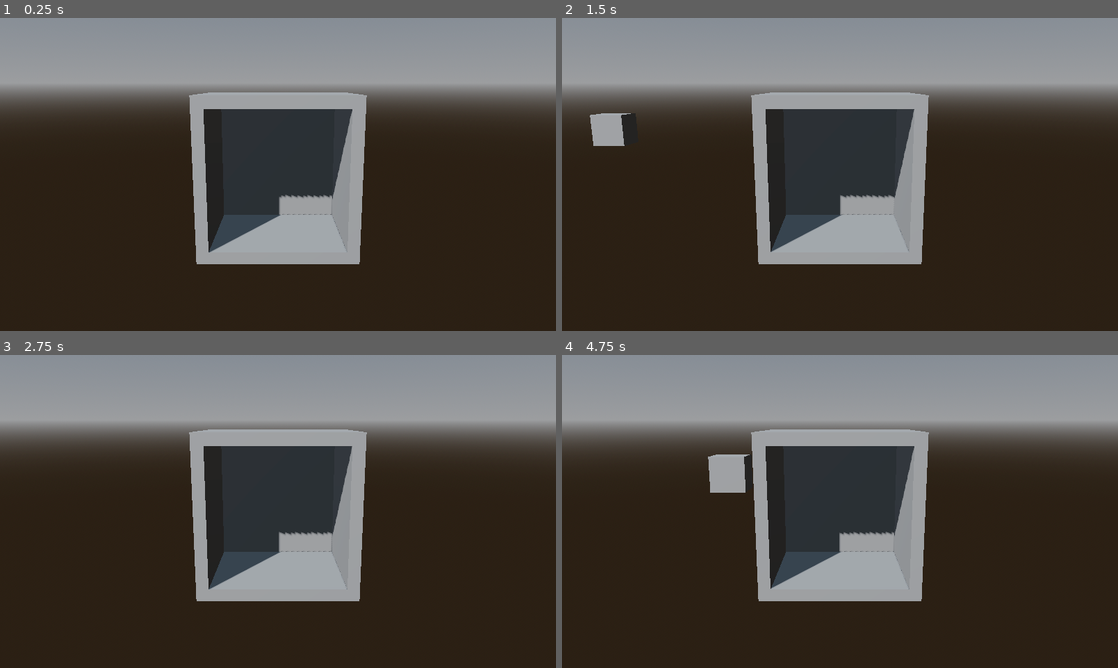
Above: before the commit, frames 1-4 (two rows, left to right).
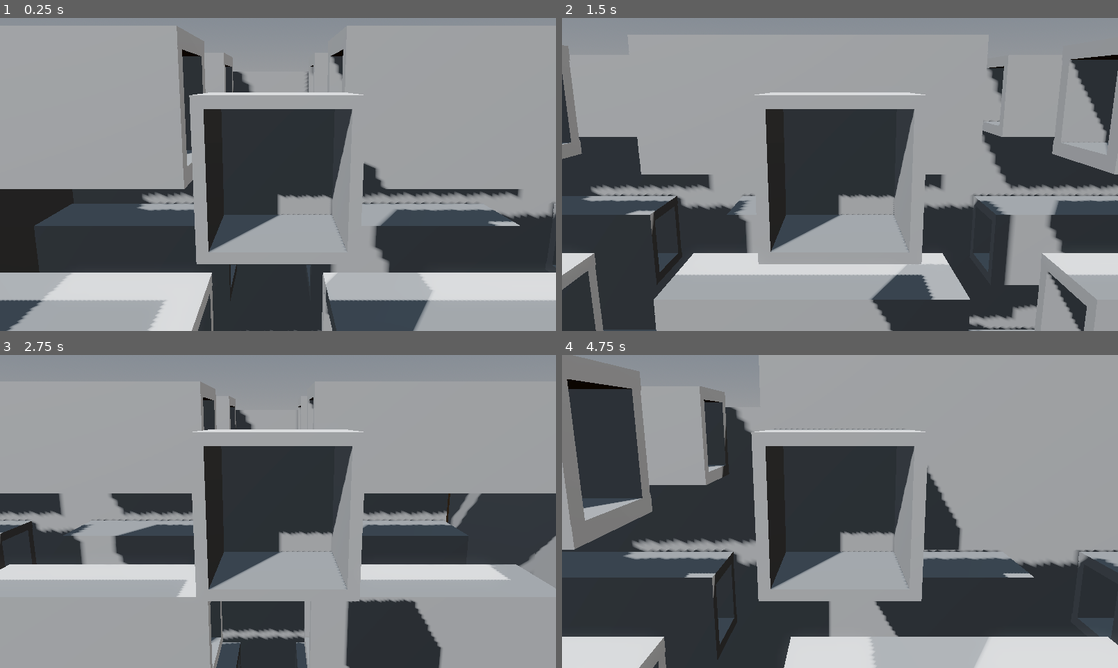
Above: after the commit, the same moments.

Repository: GriffinBaxter/Prof-Oddheart-or-How-I-Learned-to-Stop-Worrying-and-Love-the-Elevator
Game: Godot game, scene res://test_world.tscn
The game is run twice, just before and just after one commit, with the same random seed, the same clock (stepped at 60 frames per second) and the same inputs.
Inputs:
- Up to frame 1 (0.25 s): no input
- Up to frame 2 (1.5 s): tap Enter at 0.5 s; hold D (right) 0.53-1.28 s; hold S (backward) from 1.28 s (still down)
- Up to frame 3 (2.75 s): release S (backward) at 2.03 s; hold D (right) from 2.03 s (still down)
- Up to frame 4 (4.75 s): release D (right) at 2.78 s; hold W (forward) 2.78-3.53 s; hold A (left) from 3.53 s (still down)

The runs differ from the first frame. In frame 1, 60% of the frame differs, in the area x 0-100%, y 2-100%; in frame 2, 61%; in frame 3, 62%; in frame 4, 64%, in the area x 0-100%, y 0-100%.

Commit message:
FEAT: Added the initial builing that we will move around in

Diff:
--- a/Scenes/Entities/elevator.tscn
+++ b/Scenes/Entities/elevator.tscn
@@ -1,12 +1,12 @@
-[gd_scene load_steps=3 format=3 uid="uid://boj6d6ujfhsme"]
+[gd_scene load_steps=3 format=3 uid="uid://cdswj5j8m7vo5"]
 
-[ext_resource type="Script" uid="uid://moqxk8y60xhx" path="res://Scenes/Entities/elevator.gd" id="1_blnjl"]
+[ext_resource type="Script" path="res://Scenes/Entities/elevator.gd" id="1_25c2b"]
 
 [sub_resource type="BoxShape3D" id="BoxShape3D_25c2b"]
 size = Vector3(2.6, 2.45, 2.2)
 
 [node name="Elevator" type="CharacterBody3D"]
-script = ExtResource("1_blnjl")
+script = ExtResource("1_25c2b")
 
 [node name="CollisionShape3D" type="CollisionShape3D" parent="."]
 shape = SubResource("BoxShape3D_25c2b")
--- /dev/null
+++ b/Scenes/building.tscn
@@ -0,0 +1,598 @@
+[gd_scene load_steps=4 format=3 uid="uid://ctfp4fsubafgk"]
+
+[sub_resource type="ProceduralSkyMaterial" id="ProceduralSkyMaterial_avus0"]
+sky_horizon_color = Color(0.662243, 0.671743, 0.686743, 1)
+ground_horizon_color = Color(0.662243, 0.671743, 0.686743, 1)
+
+[sub_resource type="Sky" id="Sky_uj2qm"]
+sky_material = SubResource("ProceduralSkyMaterial_avus0")
+
+[sub_resource type="Environment" id="Environment_amr18"]
+background_mode = 2
+sky = SubResource("Sky_uj2qm")
+tonemap_mode = 2
+
+[node name="Building" type="Node3D"]
+
+[node name="WorldEnvironment" type="WorldEnvironment" parent="."]
+environment = SubResource("Environment_amr18")
+
+[node name="DirectionalLight3D" type="DirectionalLight3D" parent="."]
+transform = Transform3D(-0.866023, -0.433016, 0.250001, 0, 0.499998, 0.866027, -0.500003, 0.749999, -0.43301, 0, 0, 0)
+shadow_enabled = true
+
+[node name="coridor" type="Node" parent="."]
+
+[node name="wall1" type="CSGBox3D" parent="coridor"]
+use_collision = true
+size = Vector3(10, 3, 0.5)
+
+[node name="wall3" type="CSGBox3D" parent="coridor"]
+transform = Transform3D(1, 0, 0, 0, -6.18742e-08, -1, 0, 1.41552, -4.37114e-08, 0, 1.7218, 1.60306)
+use_collision = true
+size = Vector3(10, 2.7, 0.5)
+
+[node name="wall4" type="CSGBox3D" parent="coridor"]
+transform = Transform3D(1, 0, 0, 0, -6.18742e-08, -1, 0, 1.41552, -4.37114e-08, 0, -1.73481, 1.60306)
+use_collision = true
+size = Vector3(10, 2.7, 0.5)
+
+[node name="wall2" type="CSGBox3D" parent="coridor"]
+transform = Transform3D(1, 0, 0, 0, 1, 0, 0, 0, 1, 0, 0, 3.27969)
+use_collision = true
+size = Vector3(10, 3, 0.5)
+
+[node name="wall5" type="CSGBox3D" parent="coridor"]
+transform = Transform3D(1, 0, 0, 0, 1, 0, 0, 0, 1, 14, 0, 0)
+use_collision = true
+size = Vector3(10, 3, 0.5)
+
+[node name="wall6" type="CSGBox3D" parent="coridor"]
+transform = Transform3D(1, 0, 0, 0, -6.18742e-08, -1, 0, 1.41552, -4.37114e-08, 14, 1.7218, 1.60306)
+use_collision = true
+size = Vector3(10, 2.7, 0.5)
+
+[node name="wall7" type="CSGBox3D" parent="coridor"]
+transform = Transform3D(1, 0, 0, 0, -6.18742e-08, -1, 0, 1.41552, -4.37114e-08, 14, -1.73481, 1.60306)
+use_collision = true
+size = Vector3(10, 2.7, 0.5)
+
+[node name="wall8" type="CSGBox3D" parent="coridor"]
+transform = Transform3D(1, 0, 0, 0, 1, 0, 0, 0, 1, 14, 0, 3.27969)
+use_collision = true
+size = Vector3(10, 3, 0.5)
+
+[node name="wall9" type="CSGBox3D" parent="coridor"]
+transform = Transform3D(1, 0, 0, 0, 1, 0, 0, 0, 1, 28, 0, 0)
+use_collision = true
+size = Vector3(10, 3, 0.5)
+
+[node name="wall10" type="CSGBox3D" parent="coridor"]
+transform = Transform3D(1, 0, 0, 0, -6.18742e-08, -1, 0, 1.41552, -4.37114e-08, 28, 1.7218, 1.60306)
+use_collision = true
+size = Vector3(10, 2.7, 0.5)
+
+[node name="wall11" type="CSGBox3D" parent="coridor"]
+transform = Transform3D(1, 0, 0, 0, -6.18742e-08, -1, 0, 1.41552, -4.37114e-08, 28, -1.73481, 1.60306)
+use_collision = true
+size = Vector3(10, 2.7, 0.5)
+
+[node name="wall12" type="CSGBox3D" parent="coridor"]
+transform = Transform3D(1, 0, 0, 0, 1, 0, 0, 0, 1, 28, 0, 3.27969)
+use_collision = true
+size = Vector3(10, 3, 0.5)
+
+[node name="wall13" type="CSGBox3D" parent="coridor"]
+transform = Transform3D(1, 0, 0, 0, 1, 0, 0, 0, 1, 0, 0, 9)
+use_collision = true
+size = Vector3(10, 3, 0.5)
+
+[node name="wall14" type="CSGBox3D" parent="coridor"]
+transform = Transform3D(1, 0, 0, 0, -6.18742e-08, -1, 0, 1.41552, -4.37114e-08, 0, 1.7218, 10.6031)
+use_collision = true
+size = Vector3(10, 2.7, 0.5)
+
+[node name="wall15" type="CSGBox3D" parent="coridor"]
+transform = Transform3D(1, 0, 0, 0, -6.18742e-08, -1, 0, 1.41552, -4.37114e-08, 0, -1.73481, 10.6031)
+use_collision = true
+size = Vector3(10, 2.7, 0.5)
+
+[node name="wall16" type="CSGBox3D" parent="coridor"]
+transform = Transform3D(1, 0, 0, 0, 1, 0, 0, 0, 1, 0, 0, 12.2797)
+use_collision = true
+size = Vector3(10, 3, 0.5)
+
+[node name="wall17" type="CSGBox3D" parent="coridor"]
+transform = Transform3D(1, 0, 0, 0, 1, 0, 0, 0, 1, 14, 0, 9)
+use_collision = true
+size = Vector3(10, 3, 0.5)
+
+[node name="wall18" type="CSGBox3D" parent="coridor"]
+transform = Transform3D(1, 0, 0, 0, -6.18742e-08, -1, 0, 1.41552, -4.37114e-08, 14, 1.7218, 10.6031)
+use_collision = true
+size = Vector3(10, 2.7, 0.5)
+
+[node name="wall19" type="CSGBox3D" parent="coridor"]
+transform = Transform3D(1, 0, 0, 0, -6.18742e-08, -1, 0, 1.41552, -4.37114e-08, 14, -1.73481, 10.6031)
+use_collision = true
+size = Vector3(10, 2.7, 0.5)
+
+[node name="wall20" type="CSGBox3D" parent="coridor"]
+transform = Transform3D(1, 0, 0, 0, 1, 0, 0, 0, 1, 14, 0, 12.2797)
+use_collision = true
+size = Vector3(10, 3, 0.5)
+
+[node name="wall21" type="CSGBox3D" parent="coridor"]
+transform = Transform3D(1, 0, 0, 0, 1, 0, 0, 0, 1, 28, 0, 9)
+use_collision = true
+size = Vector3(10, 3, 0.5)
+
+[node name="wall22" type="CSGBox3D" parent="coridor"]
+transform = Transform3D(1, 0, 0, 0, -6.18742e-08, -1, 0, 1.41552, -4.37114e-08, 28, 1.7218, 10.6031)
+use_collision = true
+size = Vector3(10, 2.7, 0.5)
+
+[node name="wall23" type="CSGBox3D" parent="coridor"]
+transform = Transform3D(1, 0, 0, 0, -6.18742e-08, -1, 0, 1.41552, -4.37114e-08, 28, -1.73481, 10.6031)
+use_collision = true
+size = Vector3(10, 2.7, 0.5)
+
+[node name="wall24" type="CSGBox3D" parent="coridor"]
+transform = Transform3D(1, 0, 0, 0, 1, 0, 0, 0, 1, 28, 0, 12.2797)
+use_collision = true
+size = Vector3(10, 3, 0.5)
+
+[node name="wall25" type="CSGBox3D" parent="coridor"]
+transform = Transform3D(1, 0, 0, 0, 1, 0, 0, 0, 1, 0, 0, 22)
+use_collision = true
+size = Vector3(10, 3, 0.5)
+
+[node name="wall26" type="CSGBox3D" parent="coridor"]
+transform = Transform3D(1, 0, 0, 0, -6.18742e-08, -1, 0, 1.41552, -4.37114e-08, 0, 1.7218, 23.6031)
+use_collision = true
+size = Vector3(10, 2.7, 0.5)
+
+[node name="wall27" type="CSGBox3D" parent="coridor"]
+transform = Transform3D(1, 0, 0, 0, -6.18742e-08, -1, 0, 1.41552, -4.37114e-08, 0, -1.73481, 23.6031)
+use_collision = true
+size = Vector3(10, 2.7, 0.5)
+
+[node name="wall28" type="CSGBox3D" parent="coridor"]
+transform = Transform3D(1, 0, 0, 0, 1, 0, 0, 0, 1, 0, 0, 25.2797)
+use_collision = true
+size = Vector3(10, 3, 0.5)
+
+[node name="wall29" type="CSGBox3D" parent="coridor"]
+transform = Transform3D(1, 0, 0, 0, 1, 0, 0, 0, 1, 14, 0, 22)
+use_collision = true
+size = Vector3(10, 3, 0.5)
+
+[node name="wall30" type="CSGBox3D" parent="coridor"]
+transform = Transform3D(1, 0, 0, 0, -6.18742e-08, -1, 0, 1.41552, -4.37114e-08, 14, 1.7218, 23.6031)
+use_collision = true
+size = Vector3(10, 2.7, 0.5)
+
+[node name="wall31" type="CSGBox3D" parent="coridor"]
+transform = Transform3D(1, 0, 0, 0, -6.18742e-08, -1, 0, 1.41552, -4.37114e-08, 14, -1.73481, 23.6031)
+use_collision = true
+size = Vector3(10, 2.7, 0.5)
+
+[node name="wall32" type="CSGBox3D" parent="coridor"]
+transform = Transform3D(1, 0, 0, 0, 1, 0, 0, 0, 1, 14, 0, 25.2797)
+use_collision = true
+size = Vector3(10, 3, 0.5)
+
+[node name="wall33" type="CSGBox3D" parent="coridor"]
+transform = Transform3D(1, 0, 0, 0, 1, 0, 0, 0, 1, 28, 0, 22)
+use_collision = true
+size = Vector3(10, 3, 0.5)
+
+[node name="wall34" type="CSGBox3D" parent="coridor"]
+transform = Transform3D(1, 0, 0, 0, -6.18742e-08, -1, 0, 1.41552, -4.37114e-08, 28, 1.7218, 23.6031)
+use_collision = true
+size = Vector3(10, 2.7, 0.5)
+
+[node name="wall35" type="CSGBox3D" parent="coridor"]
+transform = Transform3D(1, 0, 0, 0, -6.18742e-08, -1, 0, 1.41552, -4.37114e-08, 28, -1.73481, 23.6031)
+use_collision = true
+size = Vector3(10, 2.7, 0.5)
+
+[node name="wall36" type="CSGBox3D" parent="coridor"]
+transform = Transform3D(1, 0, 0, 0, 1, 0, 0, 0, 1, 28, 0, 25.2797)
+use_collision = true
+size = Vector3(10, 3, 0.5)
+
+[node name="wall37" type="CSGBox3D" parent="coridor"]
+transform = Transform3D(1, 0, 0, 0, 1, 0, 0, 0, 1, 0, 9, 0)
+use_collision = true
+size = Vector3(10, 3, 0.5)
+
+[node name="wall38" type="CSGBox3D" parent="coridor"]
+transform = Transform3D(1, 0, 0, 0, -6.18742e-08, -1, 0, 1.41552, -4.37114e-08, 0, 10.7218, 1.60306)
+use_collision = true
+size = Vector3(10, 2.7, 0.5)
+
+[node name="wall39" type="CSGBox3D" parent="coridor"]
+transform = Transform3D(1, 0, 0, 0, -6.18742e-08, -1, 0, 1.41552, -4.37114e-08, 0, 7.26519, 1.60306)
+use_collision = true
+size = Vector3(10, 2.7, 0.5)
+
+[node name="wall40" type="CSGBox3D" parent="coridor"]
+transform = Transform3D(1, 0, 0, 0, 1, 0, 0, 0, 1, 0, 9, 3.27969)
+use_collision = true
+size = Vector3(10, 3, 0.5)
+
+[node name="wall41" type="CSGBox3D" parent="coridor"]
+transform = Transform3D(1, 0, 0, 0, 1, 0, 0, 0, 1, 14, 9, 0)
+use_collision = true
+size = Vector3(10, 3, 0.5)
+
+[node name="wall42" type="CSGBox3D" parent="coridor"]
+transform = Transform3D(1, 0, 0, 0, -6.18742e-08, -1, 0, 1.41552, -4.37114e-08, 14, 10.7218, 1.60306)
+use_collision = true
+size = Vector3(10, 2.7, 0.5)
+
+[node name="wall43" type="CSGBox3D" parent="coridor"]
+transform = Transform3D(1, 0, 0, 0, -6.18742e-08, -1, 0, 1.41552, -4.37114e-08, 14, 7.26519, 1.60306)
+use_collision = true
+size = Vector3(10, 2.7, 0.5)
+
+[node name="wall44" type="CSGBox3D" parent="coridor"]
+transform = Transform3D(1, 0, 0, 0, 1, 0, 0, 0, 1, 14, 9, 3.27969)
+use_collision = true
+size = Vector3(10, 3, 0.5)
+
+[node name="wall45" type="CSGBox3D" parent="coridor"]
+transform = Transform3D(1, 0, 0, 0, 1, 0, 0, 0, 1, 28, 9, 0)
+use_collision = true
+size = Vector3(10, 3, 0.5)
+
+[node name="wall46" type="CSGBox3D" parent="coridor"]
+transform = Transform3D(1, 0, 0, 0, -6.18742e-08, -1, 0, 1.41552, -4.37114e-08, 28, 10.7218, 1.60306)
+use_collision = true
+size = Vector3(10, 2.7, 0.5)
+
+[node name="wall47" type="CSGBox3D" parent="coridor"]
+transform = Transform3D(1, 0, 0, 0, -6.18742e-08, -1, 0, 1.41552, -4.37114e-08, 28, 7.26519, 1.60306)
+use_collision = true
+size = Vector3(10, 2.7, 0.5)
+
+[node name="wall48" type="CSGBox3D" parent="coridor"]
+transform = Transform3D(1, 0, 0, 0, 1, 0, 0, 0, 1, 28, 9, 3.27969)
+use_collision = true
+size = Vector3(10, 3, 0.5)
+
+[node name="wall49" type="CSGBox3D" parent="coridor"]
+transform = Transform3D(1, 0, 0, 0, 1, 0, 0, 0, 1, 0, 9, 9)
+use_collision = true
+size = Vector3(10, 3, 0.5)
+
+[node name="wall50" type="CSGBox3D" parent="coridor"]
+transform = Transform3D(1, 0, 0, 0, -6.18742e-08, -1, 0, 1.41552, -4.37114e-08, 0, 10.7218, 10.6031)
+use_collision = true
+size = Vector3(10, 2.7, 0.5)
+
+[node name="wall51" type="CSGBox3D" parent="coridor"]
+transform = Transform3D(1, 0, 0, 0, -6.18742e-08, -1, 0, 1.41552, -4.37114e-08, 0, 7.26519, 10.6031)
+use_collision = true
+size = Vector3(10, 2.7, 0.5)
+
+[node name="wall52" type="CSGBox3D" parent="coridor"]
+transform = Transform3D(1, 0, 0, 0, 1, 0, 0, 0, 1, 0, 9, 12.2797)
+use_collision = true
+size = Vector3(10, 3, 0.5)
+
+[node name="wall53" type="CSGBox3D" parent="coridor"]
+transform = Transform3D(1, 0, 0, 0, 1, 0, 0, 0, 1, 14, 9, 9)
+use_collision = true
+size = Vector3(10, 3, 0.5)
+
+[node name="wall54" type="CSGBox3D" parent="coridor"]
+transform = Transform3D(1, 0, 0, 0, -6.18742e-08, -1, 0, 1.41552, -4.37114e-08, 14, 10.7218, 10.6031)
+use_collision = true
+size = Vector3(10, 2.7, 0.5)
+
+[node name="wall55" type="CSGBox3D" parent="coridor"]
+transform = Transform3D(1, 0, 0, 0, -6.18742e-08, -1, 0, 1.41552, -4.37114e-08, 14, 7.26519, 10.6031)
+use_collision = true
+size = Vector3(10, 2.7, 0.5)
+
+[node name="wall56" type="CSGBox3D" parent="coridor"]
+transform = Transform3D(1, 0, 0, 0, 1, 0, 0, 0, 1, 14, 9, 12.2797)
+use_collision = true
+size = Vector3(10, 3, 0.5)
+
+[node name="wall57" type="CSGBox3D" parent="coridor"]
+transform = Transform3D(1, 0, 0, 0, 1, 0, 0, 0, 1, 28, 9, 9)
+use_collision = true
+size = Vector3(10, 3, 0.5)
+
+[node name="wall58" type="CSGBox3D" parent="coridor"]
+transform = Transform3D(1, 0, 0, 0, -6.18742e-08, -1, 0, 1.41552, -4.37114e-08, 28, 10.7218, 10.6031)
+use_collision = true
+size = Vector3(10, 2.7, 0.5)
+
+[node name="wall59" type="CSGBox3D" parent="coridor"]
+transform = Transform3D(1, 0, 0, 0, -6.18742e-08, -1, 0, 1.41552, -4.37114e-08, 28, 7.26519, 10.6031)
+use_collision = true
+size = Vector3(10, 2.7, 0.5)
+
+[node name="wall60" type="CSGBox3D" parent="coridor"]
+transform = Transform3D(1, 0, 0, 0, 1, 0, 0, 0, 1, 28, 9, 12.2797)
+use_collision = true
+size = Vector3(10, 3, 0.5)
+
+[node name="wall61" type="CSGBox3D" parent="coridor"]
+transform = Transform3D(1, 0, 0, 0, 1, 0, 0, 0, 1, 0, 9, 22)
+use_collision = true
+size = Vector3(10, 3, 0.5)
+
+[node name="wall62" type="CSGBox3D" parent="coridor"]
+transform = Transform3D(1, 0, 0, 0, -6.18742e-08, -1, 0, 1.41552, -4.37114e-08, 0, 10.7218, 23.6031)
+use_collision = true
+size = Vector3(10, 2.7, 0.5)
+
+[node name="wall63" type="CSGBox3D" parent="coridor"]
+transform = Transform3D(1, 0, 0, 0, -6.18742e-08, -1, 0, 1.41552, -4.37114e-08, 0, 7.26519, 23.6031)
+use_collision = true
+size = Vector3(10, 2.7, 0.5)
+
+[node name="wall64" type="CSGBox3D" parent="coridor"]
+transform = Transform3D(1, 0, 0, 0, 1, 0, 0, 0, 1, 0, 9, 25.2797)
+use_collision = true
+size = Vector3(10, 3, 0.5)
+
+[node name="wall65" type="CSGBox3D" parent="coridor"]
+transform = Transform3D(1, 0, 0, 0, 1, 0, 0, 0, 1, 14, 9, 22)
+use_collision = true
+size = Vector3(10, 3, 0.5)
+
+[node name="wall66" type="CSGBox3D" parent="coridor"]
+transform = Transform3D(1, 0, 0, 0, -6.18742e-08, -1, 0, 1.41552, -4.37114e-08, 14, 10.7218, 23.6031)
+use_collision = true
+size = Vector3(10, 2.7, 0.5)
+
+[node name="wall67" type="CSGBox3D" parent="coridor"]
+transform = Transform3D(1, 0, 0, 0, -6.18742e-08, -1, 0, 1.41552, -4.37114e-08, 14, 7.26519, 23.6031)
+use_collision = true
+size = Vector3(10, 2.7, 0.5)
+
+[node name="wall68" type="CSGBox3D" parent="coridor"]
+transform = Transform3D(1, 0, 0, 0, 1, 0, 0, 0, 1, 14, 9, 25.2797)
+use_collision = true
+size = Vector3(10, 3, 0.5)
+
+[node name="wall69" type="CSGBox3D" parent="coridor"]
+transform = Transform3D(1, 0, 0, 0, 1, 0, 0, 0, 1, 28, 9, 22)
+use_collision = true
+size = Vector3(10, 3, 0.5)
+
+[node name="wall70" type="CSGBox3D" parent="coridor"]
+transform = Transform3D(1, 0, 0, 0, -6.18742e-08, -1, 0, 1.41552, -4.37114e-08, 28, 10.7218, 23.6031)
+use_collision = true
+size = Vector3(10, 2.7, 0.5)
+
+[node name="wall71" type="CSGBox3D" parent="coridor"]
+transform = Transform3D(1, 0, 0, 0, -6.18742e-08, -1, 0, 1.41552, -4.37114e-08, 28, 7.26519, 23.6031)
+use_collision = true
+size = Vector3(10, 2.7, 0.5)
+
+[node name="wall72" type="CSGBox3D" parent="coridor"]
+transform = Transform3D(1, 0, 0, 0, 1, 0, 0, 0, 1, 28, 9, 25.2797)
+use_collision = true
+size = Vector3(10, 3, 0.5)
+
+[node name="wall73" type="CSGBox3D" parent="coridor"]
+transform = Transform3D(1, 0, 0, 0, 1, 0, 0, 0, 1, 0, 17, 0)
+use_collision = true
+size = Vector3(10, 3, 0.5)
+
+[node name="wall74" type="CSGBox3D" parent="coridor"]
+transform = Transform3D(1, 0, 0, 0, -6.18742e-08, -1, 0, 1.41552, -4.37114e-08, 0, 18.7218, 1.60306)
+use_collision = true
+size = Vector3(10, 2.7, 0.5)
+
+[node name="wall75" type="CSGBox3D" parent="coridor"]
+transform = Transform3D(1, 0, 0, 0, -6.18742e-08, -1, 0, 1.41552, -4.37114e-08, 0, 15.2652, 1.60306)
+use_collision = true
+size = Vector3(10, 2.7, 0.5)
+
+[node name="wall76" type="CSGBox3D" parent="coridor"]
+transform = Transform3D(1, 0, 0, 0, 1, 0, 0, 0, 1, 0, 17, 3.27969)
+use_collision = true
+size = Vector3(10, 3, 0.5)
+
+[node name="wall77" type="CSGBox3D" parent="coridor"]
+transform = Transform3D(1, 0, 0, 0, 1, 0, 0, 0, 1, 14, 17, 0)
+use_collision = true
+size = Vector3(10, 3, 0.5)
+
+[node name="wall78" type="CSGBox3D" parent="coridor"]
+transform = Transform3D(1, 0, 0, 0, -6.18742e-08, -1, 0, 1.41552, -4.37114e-08, 14, 18.7218, 1.60306)
+use_collision = true
+size = Vector3(10, 2.7, 0.5)
+
+[node name="wall79" type="CSGBox3D" parent="coridor"]
+transform = Transform3D(1, 0, 0, 0, -6.18742e-08, -1, 0, 1.41552, -4.37114e-08, 14, 15.2652, 1.60306)
+use_collision = true
+size = Vector3(10, 2.7, 0.5)
+
+[node name="wall80" type="CSGBox3D" parent="coridor"]
+transform = Transform3D(1, 0, 0, 0, 1, 0, 0, 0, 1, 14, 17, 3.27969)
+use_collision = true
+size = Vector3(10, 3, 0.5)
+
+[node name="wall81" type="CSGBox3D" parent="coridor"]
+transform = Transform3D(1, 0, 0, 0, 1, 0, 0, 0, 1, 28, 17, 0)
+use_collision = true
+size = Vector3(10, 3, 0.5)
+
+[node name="wall82" type="CSGBox3D" parent="coridor"]
+transform = Transform3D(1, 0, 0, 0, -6.18742e-08, -1, 0, 1.41552, -4.37114e-08, 28, 18.7218, 1.60306)
+use_collision = true
+size = Vector3(10, 2.7, 0.5)
+
+[node name="wall83" type="CSGBox3D" parent="coridor"]
+transform = Transform3D(1, 0, 0, 0, -6.18742e-08, -1, 0, 1.41552, -4.37114e-08, 28, 15.2652, 1.60306)
+use_collision = true
+size = Vector3(10, 2.7, 0.5)
+
+[node name="wall84" type="CSGBox3D" parent="coridor"]
+transform = Transform3D(1, 0, 0, 0, 1, 0, 0, 0, 1, 28, 17, 3.27969)
+use_collision = true
+size = Vector3(10, 3, 0.5)
+
+[node name="wall85" type="CSGBox3D" parent="coridor"]
+transform = Transform3D(1, 0, 0, 0, 1, 0, 0, 0, 1, 0, 17, 9)
+use_collision = true
+size = Vector3(10, 3, 0.5)
+
+[node name="wall86" type="CSGBox3D" parent="coridor"]
+transform = Transform3D(1, 0, 0, 0, -6.18742e-08, -1, 0, 1.41552, -4.37114e-08, 0, 18.7218, 10.6031)
+use_collision = true
+size = Vector3(10, 2.7, 0.5)
+
+[node name="wall87" type="CSGBox3D" parent="coridor"]
+transform = Transform3D(1, 0, 0, 0, -6.18742e-08, -1, 0, 1.41552, -4.37114e-08, 0, 15.2652, 10.6031)
+use_collision = true
+size = Vector3(10, 2.7, 0.5)
+
+[node name="wall88" type="CSGBox3D" parent="coridor"]
+transform = Transform3D(1, 0, 0, 0, 1, 0, 0, 0, 1, 0, 17, 12.2797)
+use_collision = true
+size = Vector3(10, 3, 0.5)
+
+[node name="wall89" type="CSGBox3D" parent="coridor"]
+transform = Transform3D(1, 0, 0, 0, 1, 0, 0, 0, 1, 14, 17, 9)
+use_collision = true
+size = Vector3(10, 3, 0.5)
+
+[node name="wall90" type="CSGBox3D" parent="coridor"]
+transform = Transform3D(1, 0, 0, 0, -6.18742e-08, -1, 0, 1.41552, -4.37114e-08, 14, 18.7218, 10.6031)
+use_collision = true
+size = Vector3(10, 2.7, 0.5)
+
+[node name="wall91" type="CSGBox3D" parent="coridor"]
+transform = Transform3D(1, 0, 0, 0, -6.18742e-08, -1, 0, 1.41552, -4.37114e-08, 14, 15.2652, 10.6031)
+use_collision = true
+size = Vector3(10, 2.7, 0.5)
+
+[node name="wall92" type="CSGBox3D" parent="coridor"]
+transform = Transform3D(1, 0, 0, 0, 1, 0, 0, 0, 1, 14, 17, 12.2797)
+use_collision = true
+size = Vector3(10, 3, 0.5)
+
+[node name="wall93" type="CSGBox3D" parent="coridor"]
+transform = Transform3D(1, 0, 0, 0, 1, 0, 0, 0, 1, 28, 17, 9)
+use_collision = true
+size = Vector3(10, 3, 0.5)
+
+[node name="wall94" type="CSGBox3D" parent="coridor"]
+transform = Transform3D(1, 0, 0, 0, -6.18742e-08, -1, 0, 1.41552, -4.37114e-08, 28, 18.7218, 10.6031)
+use_collision = true
+size = Vector3(10, 2.7, 0.5)
+
+[node name="wall95" type="CSGBox3D" parent="coridor"]
+transform = Transform3D(1, 0, 0, 0, -6.18742e-08, -1, 0, 1.41552, -4.37114e-08, 28, 15.2652, 10.6031)
+use_collision = true
+size = Vector3(10, 2.7, 0.5)
+
+[node name="wall96" type="CSGBox3D" parent="coridor"]
+transform = Transform3D(1, 0, 0, 0, 1, 0, 0, 0, 1, 28, 17, 12.2797)
+use_collision = true
+size = Vector3(10, 3, 0.5)
+
+[node name="wall97" type="CSGBox3D" parent="coridor"]
+transform = Transform3D(1, 0, 0, 0, 1, 0, 0, 0, 1, 0, 17, 22)
+visible = false
+use_collision = true
+size = Vector3(10, 3, 0.5)
+
+[node name="wall98" type="CSGBox3D" parent="coridor"]
+transform = Transform3D(1, 0, 0, 0, -6.18742e-08, -1, 0, 1.41552, -4.37114e-08, 0, 18.7218, 23.6031)
+visible = false
+use_collision = true
+size = Vector3(10, 2.7, 0.5)
+
+[node name="wall99" type="CSGBox3D" parent="coridor"]
+transform = Transform3D(1, 0, 0, 0, -6.18742e-08, -1, 0, 1.41552, -4.37114e-08, 0, 15.2652, 23.6031)
+visible = false
+use_collision = true
+size = Vector3(10, 2.7, 0.5)
+
+[node name="wall100" type="CSGBox3D" parent="coridor"]
+transform = Transform3D(1, 0, 0, 0, 1, 0, 0, 0, 1, 0, 17, 25.2797)
+visible = false
+use_collision = true
+size = Vector3(10, 3, 0.5)
+
+[node name="wall101" type="CSGBox3D" parent="coridor"]
+transform = Transform3D(1, 0, 0, 0, 1, 0, 0, 0, 1, 14, 17, 22)
+visible = false
+use_collision = true
+size = Vector3(10, 3, 0.5)
+
+[node name="wall102" type="CSGBox3D" parent="coridor"]
+transform = Transform3D(1, 0, 0, 0, -6.18742e-08, -1, 0, 1.41552, -4.37114e-08, 14, 18.7218, 23.6031)
+visible = false
+use_collision = true
+size = Vector3(10, 2.7, 0.5)
+
+[node name="wall103" type="CSGBox3D" parent="coridor"]
+transform = Transform3D(1, 0, 0, 0, -6.18742e-08, -1, 0, 1.41552, -4.37114e-08, 14, 15.2652, 23.6031)
+visible = false
+use_collision = true
+size = Vector3(10, 2.7, 0.5)
+
+[node name="wall104" type="CSGBox3D" parent="coridor"]
+transform = Transform3D(1, 0, 0, 0, 1, 0, 0, 0, 1, 14, 17, 25.2797)
+visible = false
+use_collision = true
+size = Vector3(10, 3, 0.5)
+
+[node name="wall105" type="CSGBox3D" parent="coridor"]
+transform = Transform3D(1, 0, 0, 0, 1, 0, 0, 0, 1, 28, 17, 22)
+visible = false
+use_collision = true
+size = Vector3(10, 3, 0.5)
+
+[node name="wall106" type="CSGBox3D" parent="coridor"]
+transform = Transform3D(1, 0, 0, 0, -6.18742e-08, -1, 0, 1.41552, -4.37114e-08, 28, 18.7218, 23.6031)
+visible = false
+use_collision = true
+size = Vector3(10, 2.7, 0.5)
+
+[node name="wall107" type="CSGBox3D" parent="coridor"]
+transform = Transform3D(1, 0, 0, 0, -6.18742e-08, -1, 0, 1.41552, -4.37114e-08, 28, 15.2652, 23.6031)
+visible = false
+use_collision = true
+size = Vector3(10, 2.7, 0.5)
+
+[node name="wall108" type="CSGBox3D" parent="coridor"]
+transform = Transform3D(1, 0, 0, 0, 1, 0, 0, 0, 1, 28, 17, 25.2797)
+visible = false
+use_collision = true
+size = Vector3(10, 3, 0.5)
+
+[node name="outer walls" type="Node" parent="."]
+
+[node name="CSGBox3D" type="CSGBox3D" parent="outer walls"]
+transform = Transform3D(42.3406, 0, 0, 0, 1, 0, 0, 0, 1, 14.2004, 8.27952, -1.08744)
+use_collision = true
+size = Vector3(0.899414, 20, 1)
+
+[node name="CSGBox3D2" type="CSGBox3D" parent="outer walls"]
+transform = Transform3D(42.3406, 0, 0, 0, 1, 0, 0, 0, 1, 14.2004, 8.27952, 25.9126)
+visible = false
+use_collision = true
+size = Vector3(0.899414, 20, 1)
+
+[node name="CSGBox3D3" type="CSGBox3D" parent="outer walls"]
+transform = Transform3D(-1.85077e-06, 0, -1, 0, 1, 0, 42.3406, 0, -4.37114e-08, -4.79957, 8.27952, 12.3155)
+use_collision = true
+size = Vector3(0.647949, 20, 1)
+
+[node name="CSGBox3D4" type="CSGBox3D" parent="outer walls"]
+transform = Transform3D(-1.85077e-06, 0, -1, 0, 1, 0, 42.3406, 0, -4.37114e-08, 34.2004, 8.27952, 12.3155)
+use_collision = true
+size = Vector3(0.647949, 20, 1)
--- a/project.godot
+++ b/project.godot
@@ -44,13 +44,11 @@
 }
 up={
 "deadzone": 0.2,
-"events": [Object(InputEventKey,"resource_local_to_scene":false,"resource_name":"","device":-1,"window_id":0,"alt_pressed":false,"shift_pressed":false,"ctrl_pressed":false,"meta_pressed":false,"pressed":false,"keycode":0,"physical_keycode":32,"key_label":0,"unicode":32,"location":0,"echo":false,"script":null)
-]
+"events": []
 }
 down={
 "deadzone": 0.2,
-"events": [Object(InputEventKey,"resource_local_to_scene":false,"resource_name":"","device":-1,"window_id":0,"alt_pressed":false,"shift_pressed":false,"ctrl_pressed":false,"meta_pressed":false,"pressed":false,"keycode":0,"physical_keycode":4194326,"key_label":0,"unicode":0,"location":0,"echo":false,"script":null)
-]
+"events": []
 }
 
 [physics]
--- a/test_world.tscn
+++ b/test_world.tscn
@@ -1,6 +1,7 @@
-[gd_scene load_steps=5 format=3 uid="uid://b1qwrc1spmawo"]
+[gd_scene load_steps=6 format=3 uid="uid://b1qwrc1spmawo"]
 
-[ext_resource type="PackedScene" uid="uid://boj6d6ujfhsme" path="res://Scenes/Entities/elevator.tscn" id="1_dxppu"]
+[ext_resource type="PackedScene" uid="uid://cdswj5j8m7vo5" path="res://Scenes/Entities/elevator.tscn" id="1_dxppu"]
+[ext_resource type="PackedScene" uid="uid://ctfp4fsubafgk" path="res://Scenes/building.tscn" id="2_gy3sr"]
 
 [sub_resource type="ProceduralSkyMaterial" id="ProceduralSkyMaterial_dxppu"]
 sky_horizon_color = Color(0.662243, 0.671743, 0.686743, 1)
@@ -25,7 +26,10 @@
 shadow_enabled = true
 
 [node name="Elevator" parent="." instance=ExtResource("1_dxppu")]
+transform = Transform3D(1, 0, 0, 0, 1, 0, 0, 0, 1, 7.38144, 16.156, 15.6126)
 
 [node name="CSGBox3D" type="CSGBox3D" parent="."]
-transform = Transform3D(1, 0, 0, 0, 1, 0, 0, 0, 1, 0, 0, -5)
+transform = Transform3D(1, 0, 0, 0, 1, 0, 0, 0, 1, 0, 0, 72.4371)
 use_collision = true
+
+[node name="Building" parent="." instance=ExtResource("2_gy3sr")]
